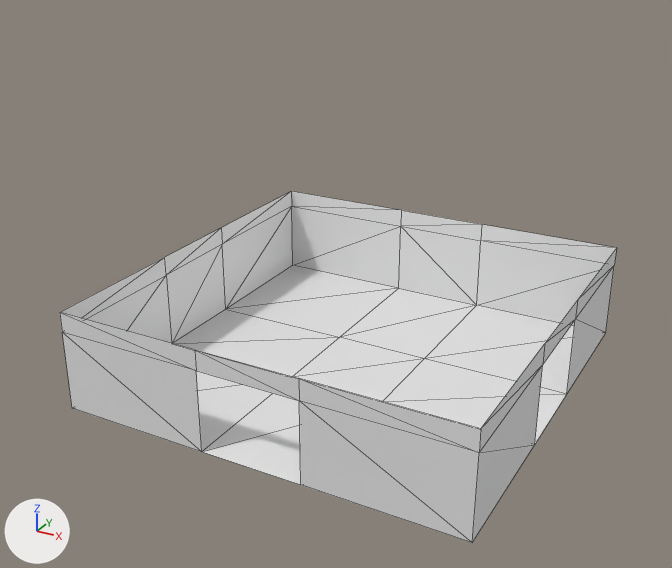
The glTF model Assets/Map_Modules/Module_Turn.gltf: old version first, new version second.
Rendered twice from a 50 mm camera at (19.1, -37.2, 23.0) aimed at (-0.5, -1.5, 5.1). Arrows for +X, +Y and +Z are at lower left; the lights stay in place. Mesh edges are drawn as thin lines. Vertices at the same position are counted once.

Names of what the first picture shows: 'Module_Turn'.
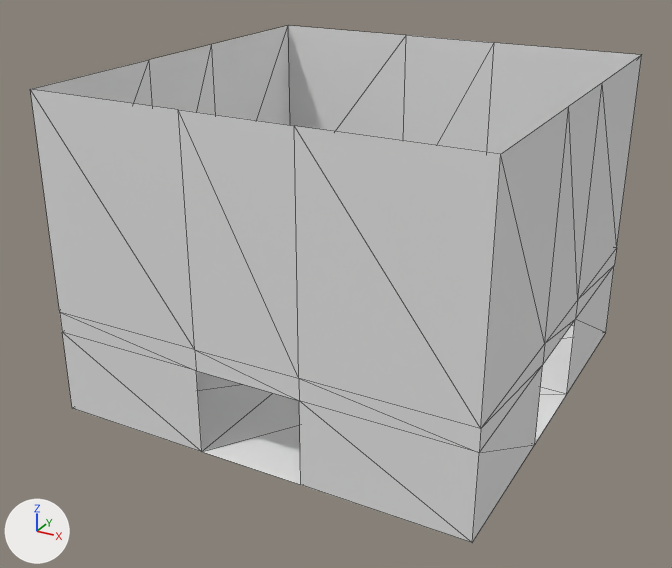
Pixel boxes [x1, y1, x2, y2] of what changed, in the pictures (672 x 568 px):
'Module_Turn', reshaped (10% wider, 47% taller)
    before: [60, 191, 617, 543]
    after: [30, 25, 642, 543]
part 1 of me_cube_002, added
    after: [30, 25, 642, 429]

The change in detail:
me_cube_002 is used by ob_module_turn; location (0.0, 0.0, 0.0).
me_cube_002 had 40 vertices, 62 faces and spanned x -10.0..10.0, y -10.0..10.0, z 0.0..5.0.
me_cube_002 now has 52 vertices, 86 faces and spans x -10.0..10.0, y -10.0..10.0, z 0.0..15.0.
Part 1, on me_cube_002:
12 new vertices lie (0.0, 0.0, 10.0) away from vertices in x -10.0..10.0, y -10.0..10.0, z 5.0.
24 new faces join them.
